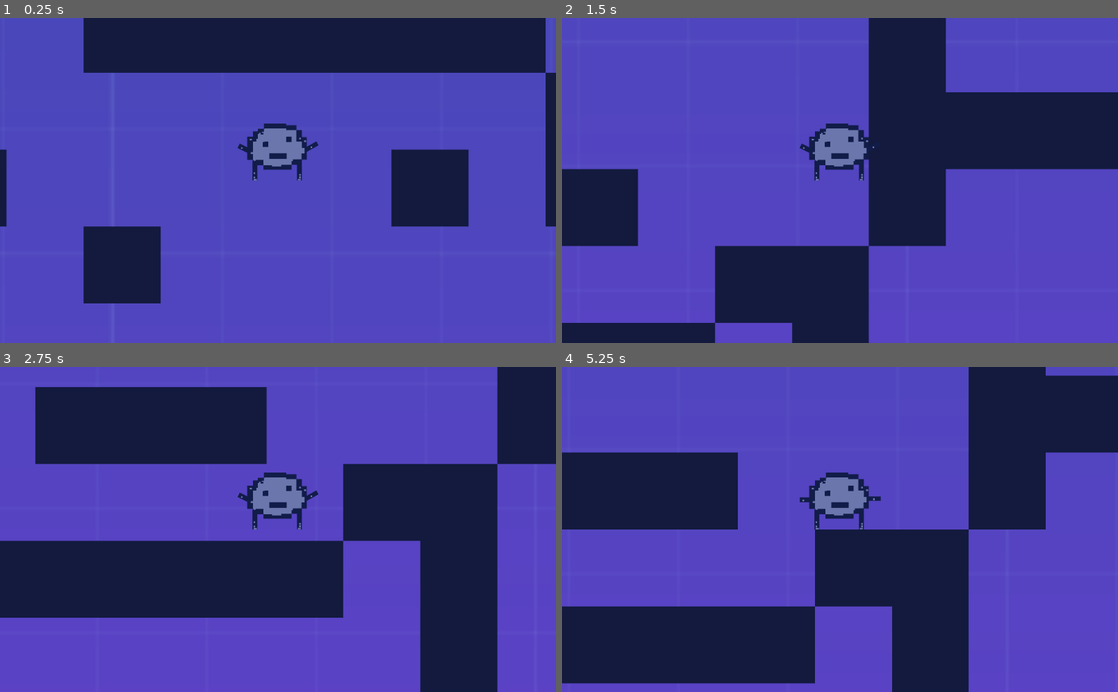
Above: before the commit, frames 1-4 (two rows, left to right).
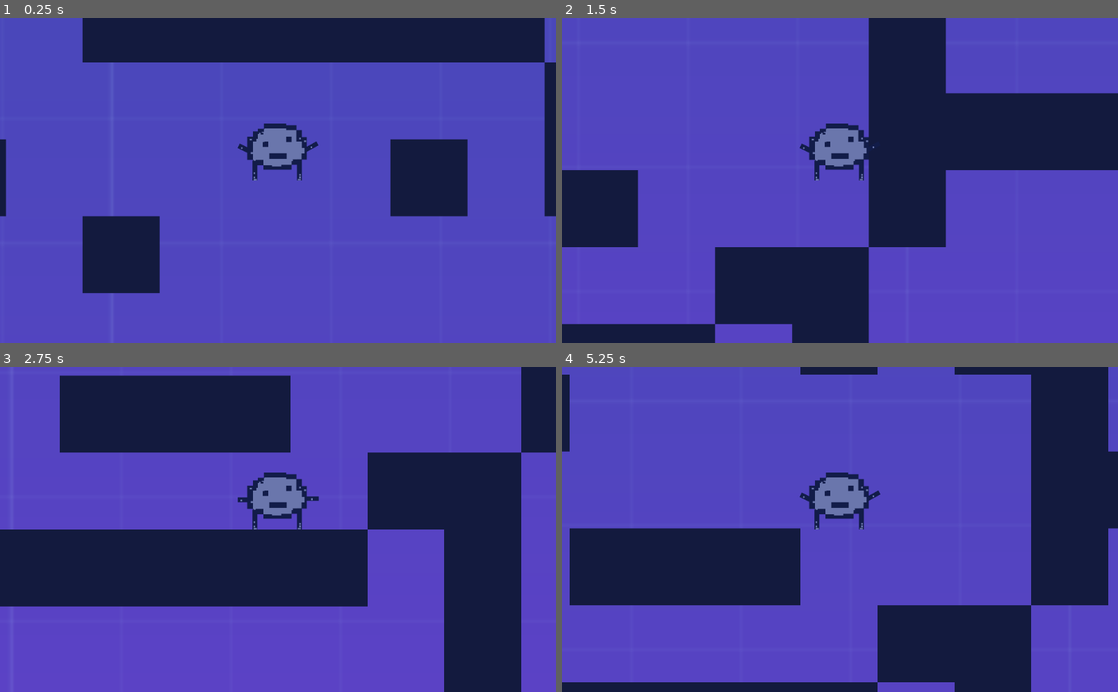
Above: after the commit, the same moments.

Repository: Ayazzi/GitHub
Game: Godot game, scene res://scr/Levels/LevelTemplate.tscn
Two runs of this game, one before a commit and one after it. Both use one fixed random seed, a clock stepped at 60 frames per second and the inputs below.
Inputs:
- Up to frame 1 (0.25 s): no input
- Up to frame 2 (1.5 s): hold Right (move_right) from 0.53 s (still down); tap W (jump) at 0.77, 1.07 s
- Up to frame 3 (2.75 s): tap W (jump) at 1.52, 1.82 s; release Right (move_right) at 2.03 s; hold Left (move_left) from 2.03 s (still down)
- Up to frame 4 (5.25 s): release Left (move_left) at 2.78 s; hold Right (move_right) 2.78-4.28 s; tap W (jump) at 3.02, 3.32, 3.77, 4.07, 4.52, 4.82 s; hold Left (move_left) 4.28-5.03 s; hold Right (move_right) from 5.03 s (still down)

The runs differ from the first frame. In frame 1, 5.2% of the frame differs, in the area x 0-100%, y 0-88%; in frame 2, 0.7%; in frame 3, 19%; in frame 4, 53%, in the area x 0-100%, y 0-100%.

Commit message:
speed :D

Diff:
--- a/project/scr/Levels/LevelTemplate.tscn
+++ b/project/scr/Levels/LevelTemplate.tscn
@@ -53,7 +53,9 @@
 texture = ExtResource( 4 )
 
 [node name="Player" parent="." instance=ExtResource( 3 )]
-position = Vector2( 522, 64 )
+position = Vector2( 523, 75 )
+speed = Vector2( 450, 850 )
+gravity = 1430.0
 max_y_velocity = 1
 
 [node name="AudioStreamPlayer2D" type="AudioStreamPlayer" parent="."]
Not shown, changed: project/epic2DplatformerFLAPPYMODE.exe
Not shown, changed: project/epic2DplatformerFLAPPYMODE.pck
